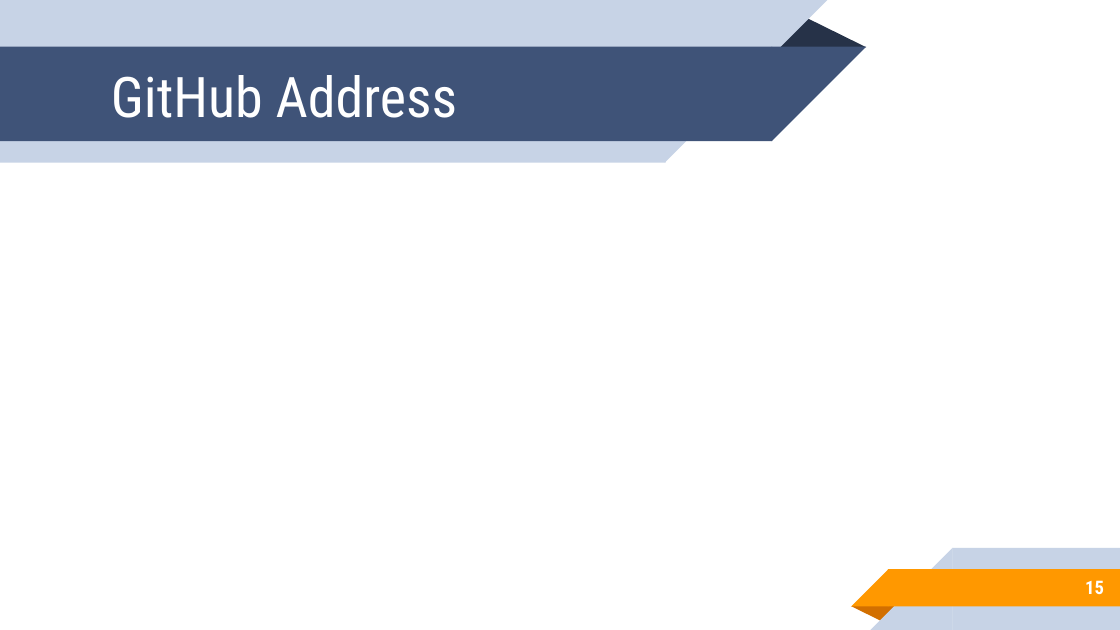
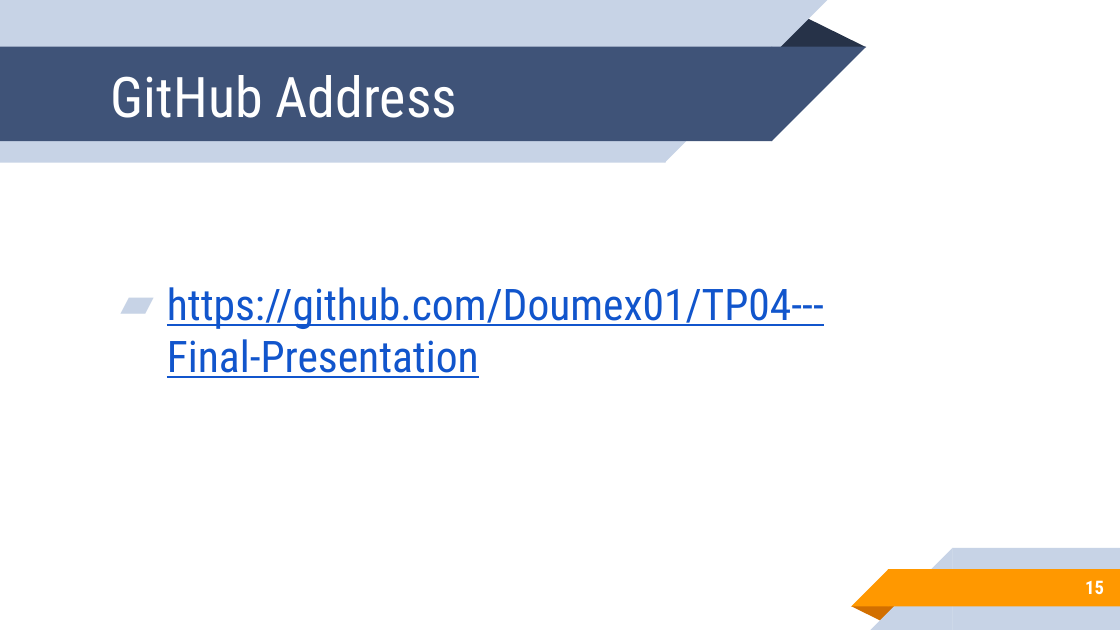
Before and after one commit to Doumex01/TP04---Final-Presentation, a slide deck: slide 15 of TP04 Project Presentation - Doanh Pham Ibrahima Doumbia Naser Zaghwan.pptx. Drawn at 1120x630 pixels with LibreOffice and Linux fonts; fonts in the diff are those of the drawing; background and template pictures are left out. Boxes give left, top, right and bottom in pixels: in the first picture for what was removed or moved away, otherwise in the second. Text is boxed around its words. In the diff, an @@ line names an element or a change of style, - is before the commit and + after.

Commit message:
New TP04 with GitHub address
New TP04 with GitHub address

```diff
--- a/TP04 Project Presentation - Doanh Pham Ibrahima Doumbia Naser Zaghwan.pptx
+++ b/TP04 Project Presentation - Doanh Pham Ibrahima Doumbia Naser Zaghwan.pptx
@@ text added at [167, 287, 824, 378], 28 pt, text #1155CC, underline @@
+▰ https://github.com/Doumex01/TP04---Final-Presentation
```
